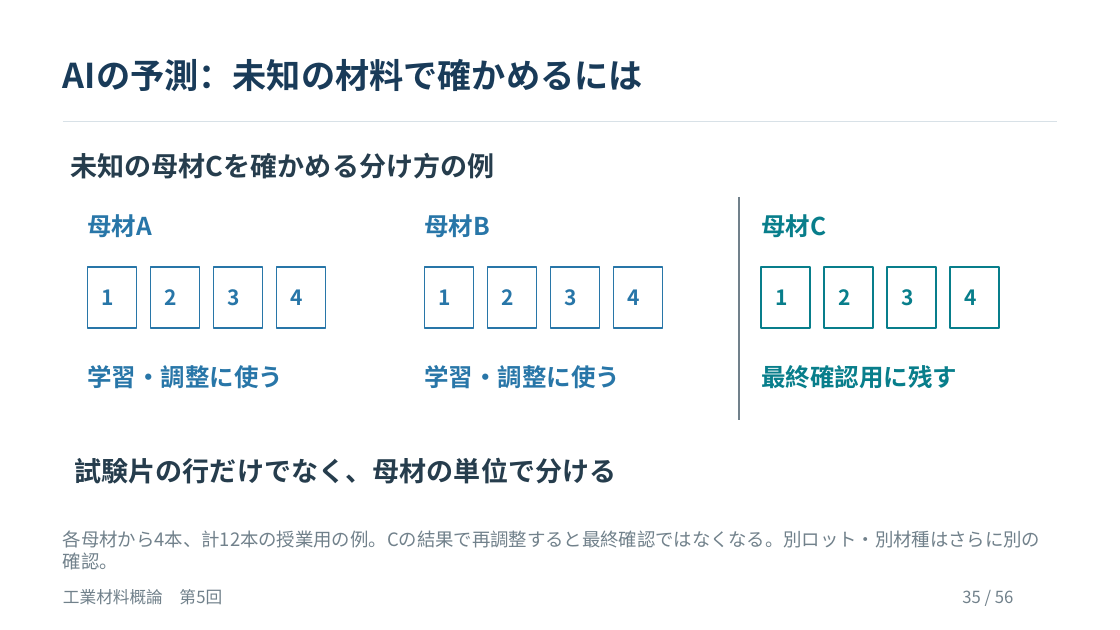
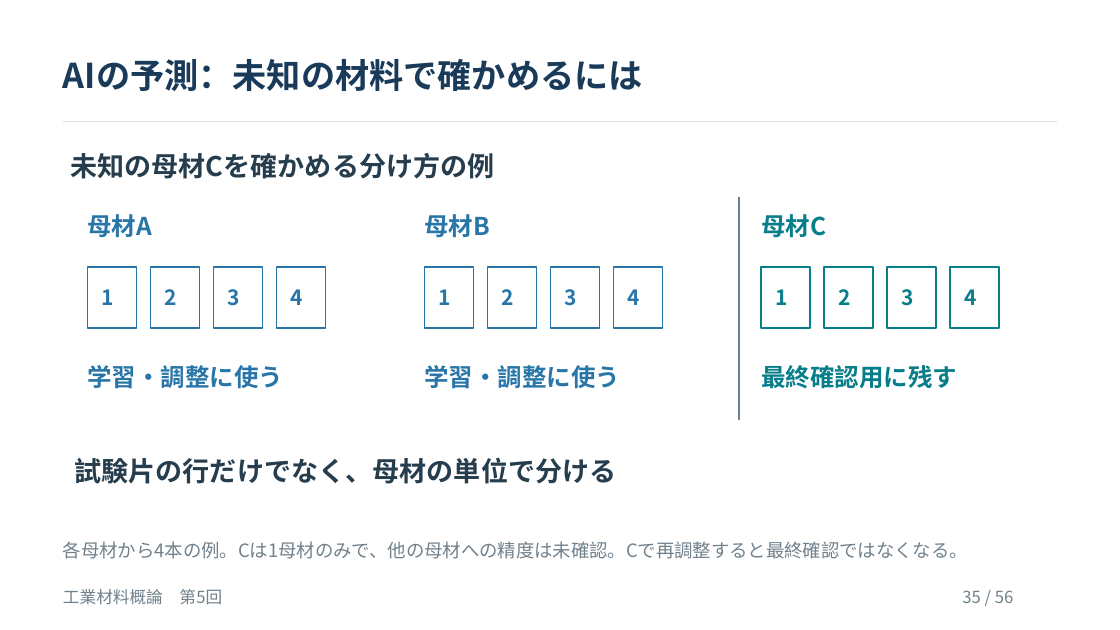
Before and after one commit to zooc-14calbp/industrial-materials-course, a slide deck: slide 35 of 学生用/第05回/05_授業スライド.pptx. Drawn at 1120x630 pixels with LibreOffice and Linux fonts; fonts in the diff are those of the drawing. Boxes give left, top, right and bottom in pixels: in the first picture for what was removed or moved away, otherwise in the second. Text is boxed around its words. In the diff, an @@ line names an element or a change of style, - is before the commit and + after.

```diff
--- a/学生用/第05回/05_授業スライド.pptx
+++ b/学生用/第05回/05_授業スライド.pptx
@@ text at (63,541,968,559): text changed @@
-各母材から4本、計12本の授業用の例。Cの結果で再調整すると最終確認ではなくなる。別ロット・別材種はさらに別の確認。
+各母材から4本の例。Cは1母材のみで、他の母材への精度は未確認。Cで再調整すると最終確認ではなくなる。
```
Also in this commit, not shown: 3 other slides changed, 9 other files.
